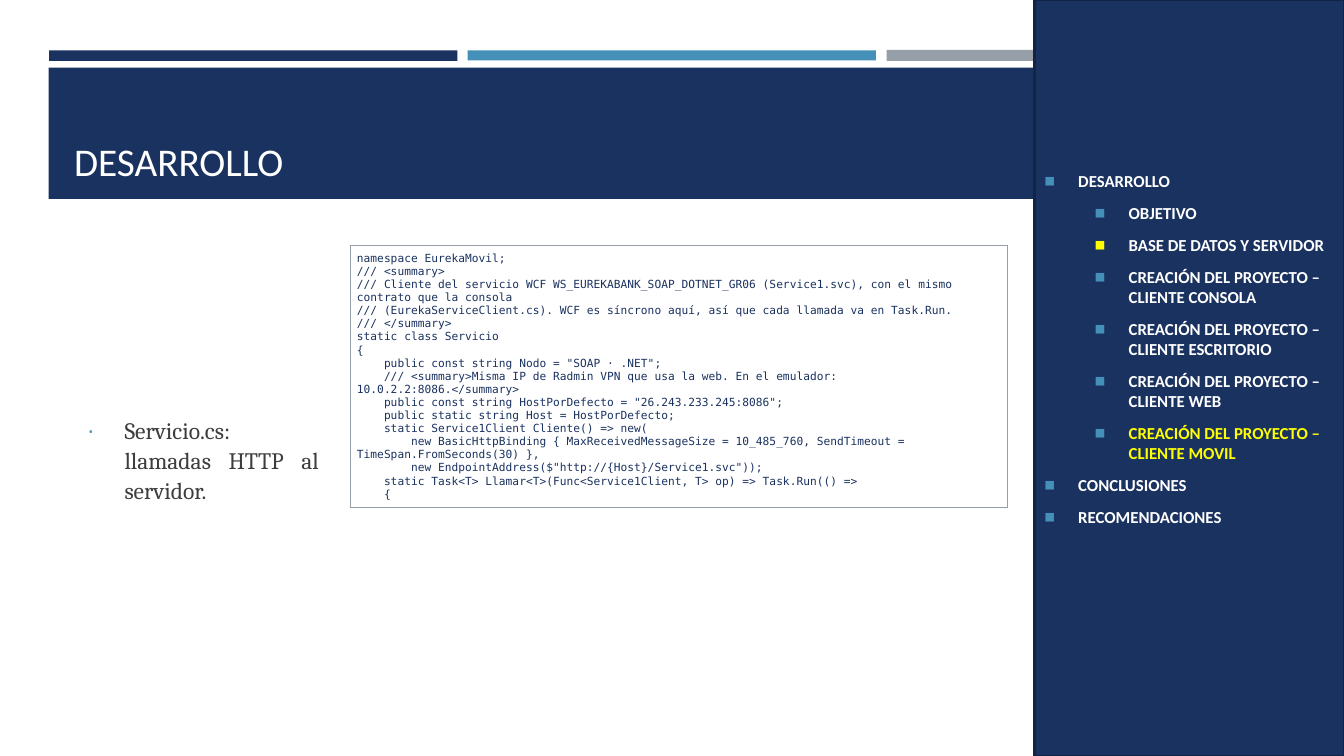
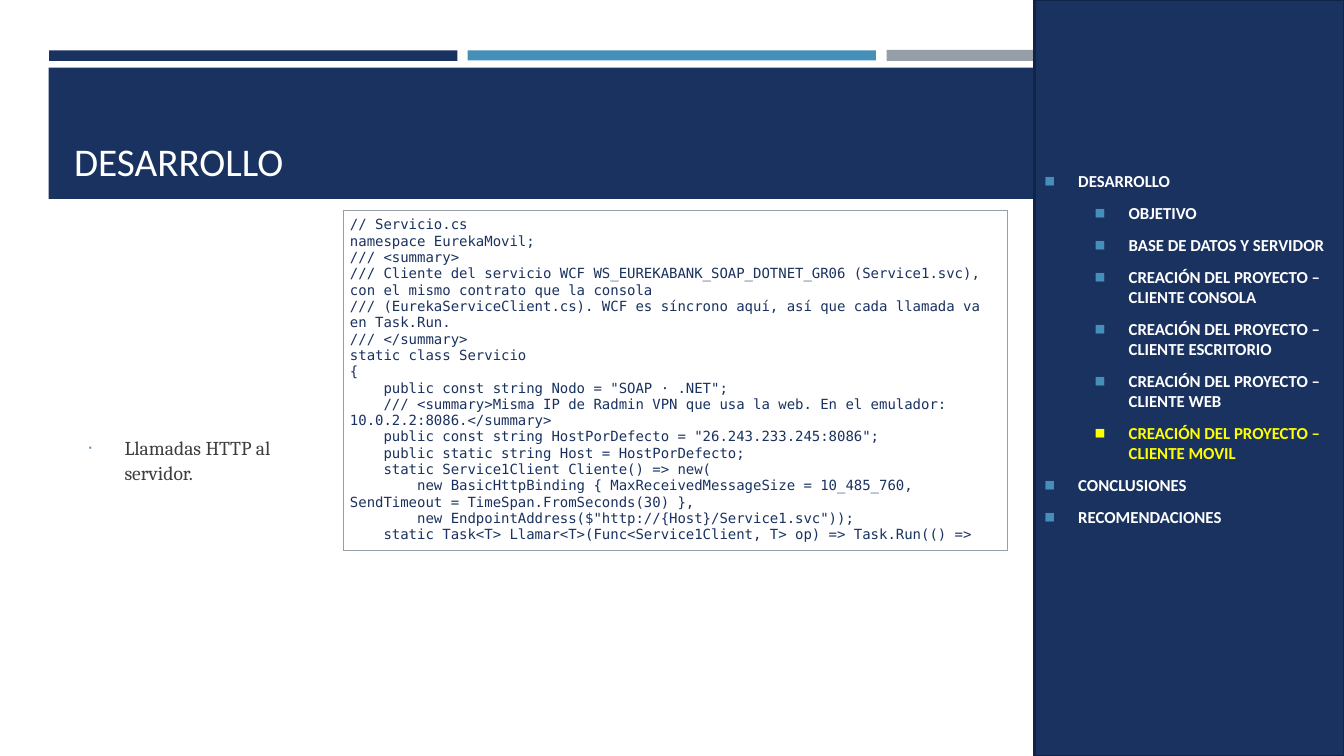
Before and after one commit to MATEOCAIZA/TG.1.2.-PAO202651_EUREKA_BDD_LOCAL_SOAP_DOTNET_NRC36884_GR06, a slide deck: slide 20 of 05. DOCUMENTACION/PRESENTACION TG.1.2. EUREKABANK SOAP con BDD LOCAL en .NET GR06.pptx. Drawn at 1344x756 pixels with LibreOffice and Linux fonts; fonts in the diff are those of the drawing. Boxes give left, top, right and bottom in pixels: in the first picture for what was removed or moved away, otherwise in the second. Text is boxed around its words. In the diff, an @@ line names an element or a change of style, - is before the commit and + after.

```diff
--- a/05. DOCUMENTACION/PRESENTACION TG.1.2. EUREKABANK SOAP con BDD LOCAL en .NET GR06.pptx
+++ b/05. DOCUMENTACION/PRESENTACION TG.1.2. EUREKABANK SOAP con BDD LOCAL en .NET GR06.pptx
@@ table at (343,210,1008,546) @@
@@ row 1, column 1: "namespace EurekaMovil; / /// <summary> / /// Cliente del servicio WCF WS_EUREKABANK_SOAP_DOTNET_GR06 (Service1.svc), con el mismo contrato que la consola / /// (EurekaServiceClient.cs). WCF es síncrono aquí, así que cada llamada va en Task.Run. / /// </summary> / static class Servicio / { / public const string Nodo = "SOAP · .NET"; / /// <summary>Misma IP de Radmin VPN que usa la web. En el emulador: 10.0.2.2:8086.</summary> / public const string HostPorDefecto = "26.243.233.245:8086"; / public static string Host = HostPorDefecto; / static Service1Client Cliente() => new( / new BasicHttpBinding { MaxReceivedMessageSize = 10_485_760, SendTimeout = TimeSpan.FromSeconds(30) }, / new EndpointAddress($"http://{Host}/Service1.svc")); / static Task<T> Llamar<T>(Func<Service1Client, T> op) => Task.Run(() => / {" to "// Servicio.cs / namespace EurekaMovil; / /// <summary> / /// Cliente del servicio WCF WS_EUREKABANK_SOAP_DOTNET_GR06 (Service1.svc), con el mismo contrato que la consola / /// (EurekaServiceClient.cs). WCF es síncrono aquí, así que cada llamada va en Task.Run. / /// </summary> / static class Servicio / { / public const string Nodo = "SOAP · .NET"; / /// <summary>Misma IP de Radmin VPN que usa la web. En el emulador: 10.0.2.2:8086.</summary> / public const string HostPorDefecto = "26.243.233.245:8086"; / public static string Host = HostPorDefecto; / static Service1Client Cliente() => new( / new BasicHttpBinding { MaxReceivedMessageSize = 10_485_760, SendTimeout = TimeSpan.FromSeconds(30) }, / new EndpointAddress($"http://{Host}/Service1.svc")); / static Task<T> Llamar<T>(Func<Service1Client, T> op) => Task.Run(() =>" @@
@@ table: place and size @@
-table at (350,245,1008,492)
+table at (343,210,1008,546)
@@ text at (125,441,271,480): text changed; size 16.8 to 14 pt @@
-∙ Servicio.cs: llamadas HTTP al servidor.
+∙ Llamadas HTTP al servidor.
```
Also in this commit, not shown: 21 other slides changed, 3 other files.
